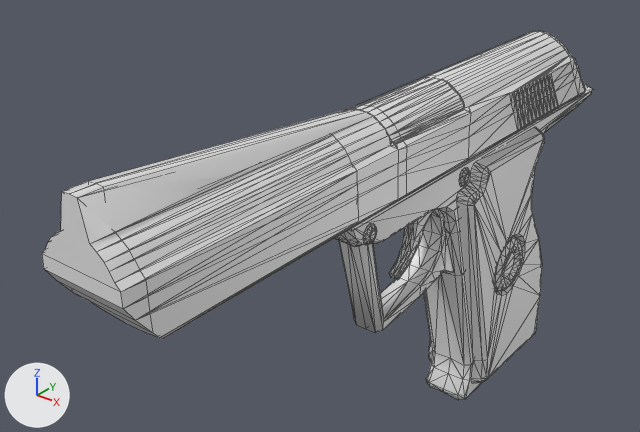
One commit to the Blender file Shoot em fortress/sef/models/Not Compiled/Pistol/Deagle_merc.blend: the scene before it, then after it.
Before and after are seen from a 50 mm lens placed at (11.35, -21.44, 13.75), pointed at (-2.23, -4.47, 3.23). Arrows for +X, +Y and +Z are at lower left; the lights stay in place. Mesh edges are drawn as thin lines.

In view in the first picture: 'v_pistol_mercenary_pistol'.
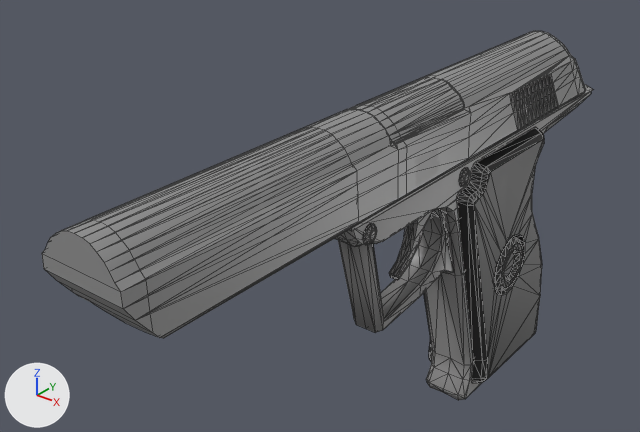
Where the change shows, as pixel boxes [x1, y1, x2, y2] in the pictures (640 x 432 px; the box of a moved part takes in the faces that stretch with it):
```json
{"object": "v_pistol_mercenary_pistol", "change": "surface changed, reshaped", "before": [42, 31, 593, 400], "after": [42, 31, 593, 400]}
{"part": 1, "of": "me_v_pistol_mercenary_pistol_001", "change": "moved or reshaped", "before": [42, 108, 373, 292], "after": [42, 108, 373, 292]}
{"part": 2, "of": "me_v_pistol_mercenary_pistol_001", "change": "surface changed", "before": [42, 31, 593, 400], "after": [42, 31, 593, 400]}
```

The change, as JSON lines over the scene's bpy script:
```json
{"op": "add", "block": "img_mat", "code": ["img_mat = load_image('mat', 'mat.png', 1024, 1024, 'sRGB')"]}
{"op": "remove", "block": "mat_material", "code": "mat_material.base_color = (0.8, 0.8, 0.8)  # white #e7e7e7"}
{"op": "add", "block": "mat_material", "code": "mat_material.texture = img_mat"}
{"block": "me_v_pistol_mercenary_pistol_001", "where": "# used by ob_v_pistol_mercenary_pistol; location = (0.0, 0.0, 0.0)"}
{"block": "me_v_pistol_mercenary_pistol_001", "where": "# before: 15 (-0.3, -13.7, 7.7) at pixel (61, 191), 24 (-0.1, -13.7, 7.8) at pixel (69, 193), 1225 (0.1, -13.7, 7.7) at pixel (77, 197), 1651 (-0.1, -13.1, 7.8) at pixel (95, 183), 1654 (-0.3, -13.1, 7.7) at pixel (88, 181)"}
{"block": "me_v_pistol_mercenary_pistol_001", "where": "# before: 1663 (0.1, -13.1, 7.7) at pixel (103, 187), 1670 (-0.1, -13.1, 7.8) at pixel (96, 183), 1678 (-0.1, -13.1, 7.8) at pixel (95, 183)"}
{"op": "remove", "block": "me_v_pistol_mercenary_pistol_001", "code": "me_v_pistol_mercenary_pistol_001.from_pydata(...)  # 1737 vertices, 3162 faces, 4 loose edges; spans x -1.3..1.1, y -13.7..6.5, z -3.9..7.8"}
{"op": "add", "block": "me_v_pistol_mercenary_pistol_001", "code": "me_v_pistol_mercenary_pistol_001.from_pydata(...)  # 1737 vertices, 3162 faces, 4 loose edges; spans x -1.3..1.1, y -13.7..6.5, z -3.9..7.0"}
{"block": "me_v_pistol_mercenary_pistol_001", "change": "me_v_pistol_mercenary_pistol_001 part 1"}
{"op": "add", "block": "me_v_pistol_mercenary_pistol_001", "code": "for i in [15, 24, 1225, 1651, 1654, 1663, 1670, 1678]: me_v_pistol_mercenary_pistol_001.vertices[i].co += Vector((0.0, 0.0, -0.7))"}
{"block": "me_v_pistol_mercenary_pistol_001", "change": "me_v_pistol_mercenary_pistol_001 part 2: texture (UV) coordinates of 3162 of 3162 faces, centred in x -1.3..1.1, y -13.7..6.5, z -3.9..7.8, changed; they spanned u 0.0..0.99, v 0.0..1.0 and now span u 0.0..0.99, v 0.0..1.0"}
```
